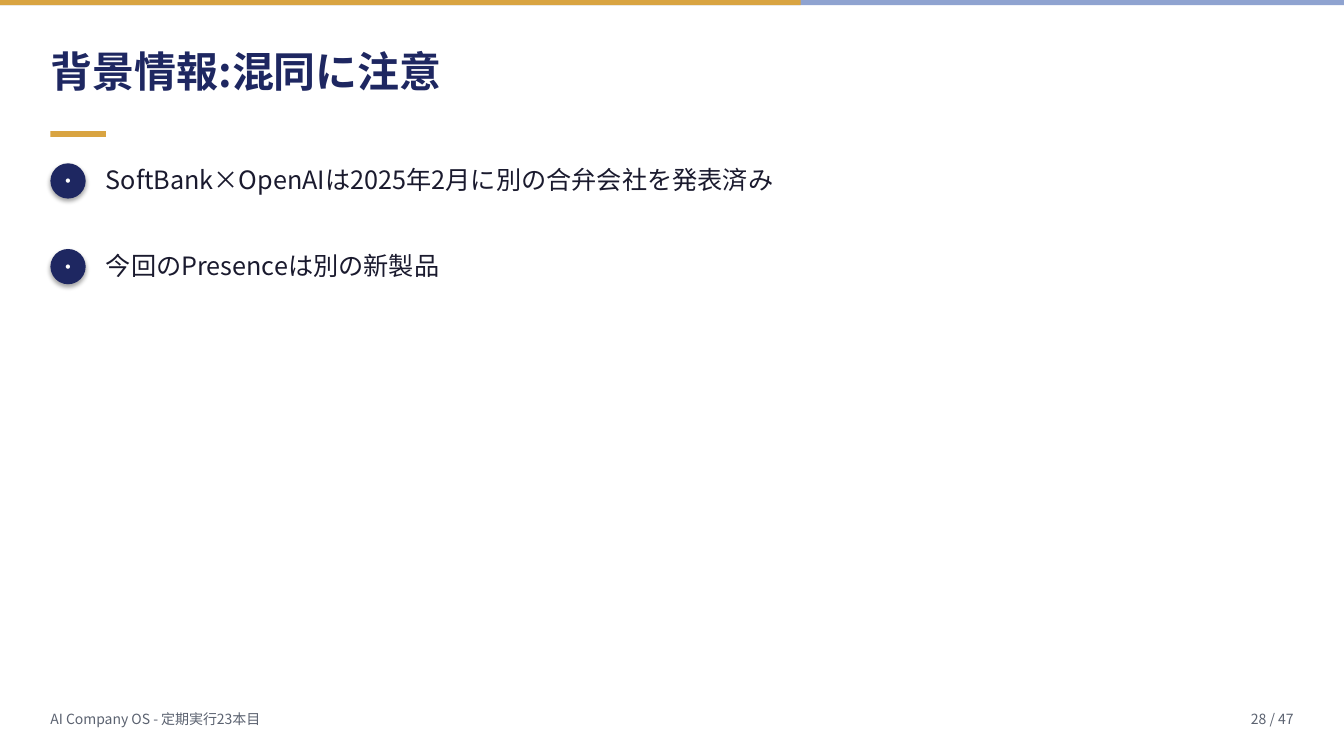
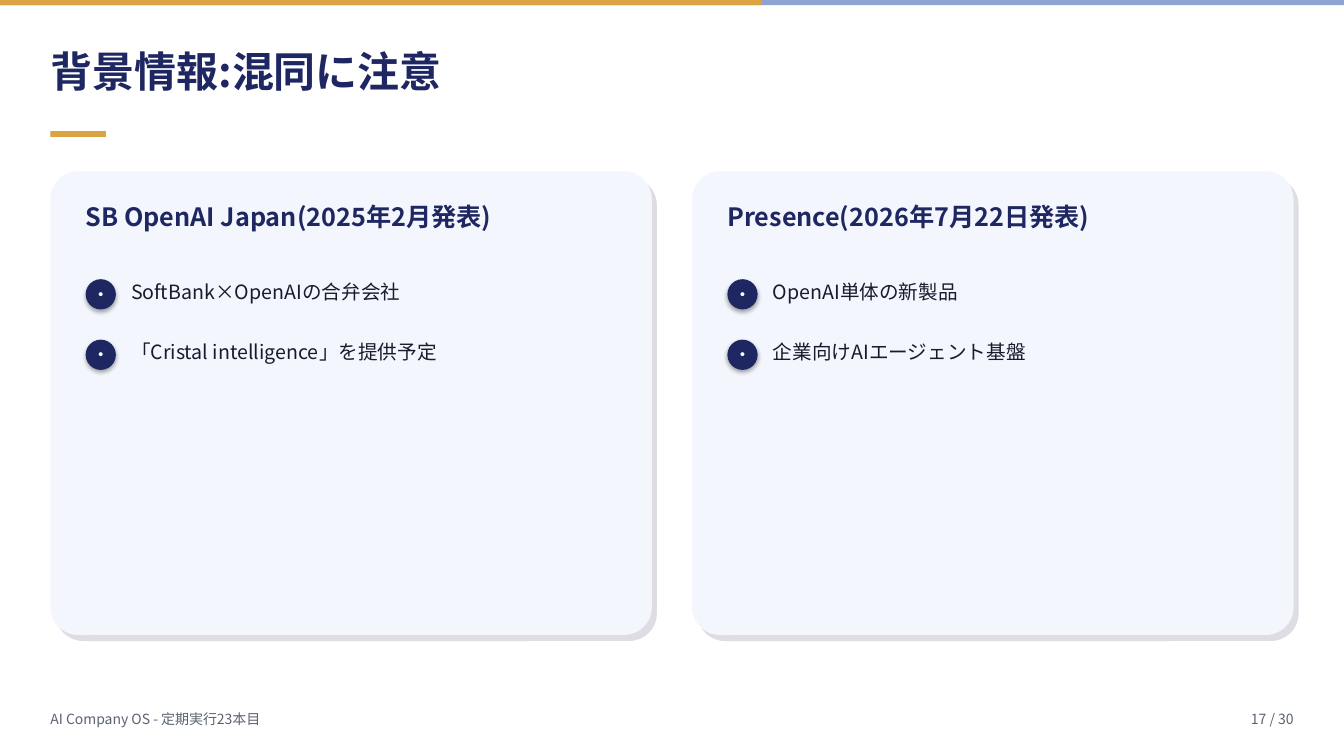
Before and after one commit to mako0120/llm-travel-mvp, a slide deck: slide 17 of ai-company-os/assets/2026-07-23_openai-presence-agent-platform/deck.pptx (slide 28 before the commit). Drawn at 1344x756 pixels with LibreOffice and Linux fonts; fonts in the diff are those of the drawing. Boxes give left, top, right and bottom in pixels: in the first picture for what was removed or moved away, otherwise in the second. Text is boxed around its words. In the diff, an @@ line names an element or a change of style, - is before the commit and + after.

```diff
--- a/ai-company-os/assets/2026-07-23_openai-presence-agent-platform/deck.pptx
+++ b/ai-company-os/assets/2026-07-23_openai-presence-agent-platform/deck.pptx
@@ rectangle: place and size @@
-rectangle at (0,0,801,5)
+rectangle at (0,0,762,5)
@@ rounded rectangle added at (50,171,652,635), fill #F3F6FC @@
@@ rounded rectangle added at (55,177,657,641), fill #DDDDE3 @@
@@ text removed at (106,167,774,195) @@
-SoftBank×OpenAIは2025年2月に別の合弁会社を発表済み
@@ rounded rectangle added at (693,171,1295,635), fill #F3F6FC @@
@@ rounded rectangle added at (698,177,1300,641), fill #DDDDE3 @@
@@ text added at (86,204,491,232), 18 pt, text #1E2761, bold @@
+SB OpenAI Japan(2025年2月発表)
@@ text added at (727,204,1089,231), 18 pt, text #1E2761, bold @@
+Presence(2026年7月22日発表)
@@ text removed at (106,254,440,277) @@
-今回のPresenceは別の新製品
@@ ellipse "・": place and size @@
-ellipse "・" at (50,249,86,284)
+ellipse "・" at (86,279,116,310)
@@ ellipse "・" at (86,279,116,310): size 12 to 11 pt @@
@@ text added at (131,282,400,304), 14 pt, text #1A1A2E @@
+SoftBank×OpenAIの合弁会社
@@ ellipse added at (728,279,758,310), fill #1E2761, 11 pt, text #FFFFFF, bold @@
+・
@@ text added at (773,282,958,304), 14 pt, text #1A1A2E @@
+OpenAI単体の新製品
@@ ellipse "・" at (86,340,116,370): size 12 to 11 pt @@
@@ ellipse "・": place and size @@
-ellipse "・" at (50,163,86,199)
+ellipse "・" at (86,340,116,370)
@@ text added at (131,342,437,364), 14 pt, text #1A1A2E @@
+「Cristal intelligence」を提供予定
@@ ellipse added at (728,340,758,370), fill #1E2761, 11 pt, text #FFFFFF, bold @@
+・
@@ text added at (773,342,1026,361), 14 pt, text #1A1A2E @@
+企業向けAIエージェント基盤
@@ text at (1251,713,1294,724): text changed @@
-28 / 47
+17 / 30
```
Also in this commit, not shown: 26 other slides changed, 2 slides added, 19 slides removed, 5 other files.
